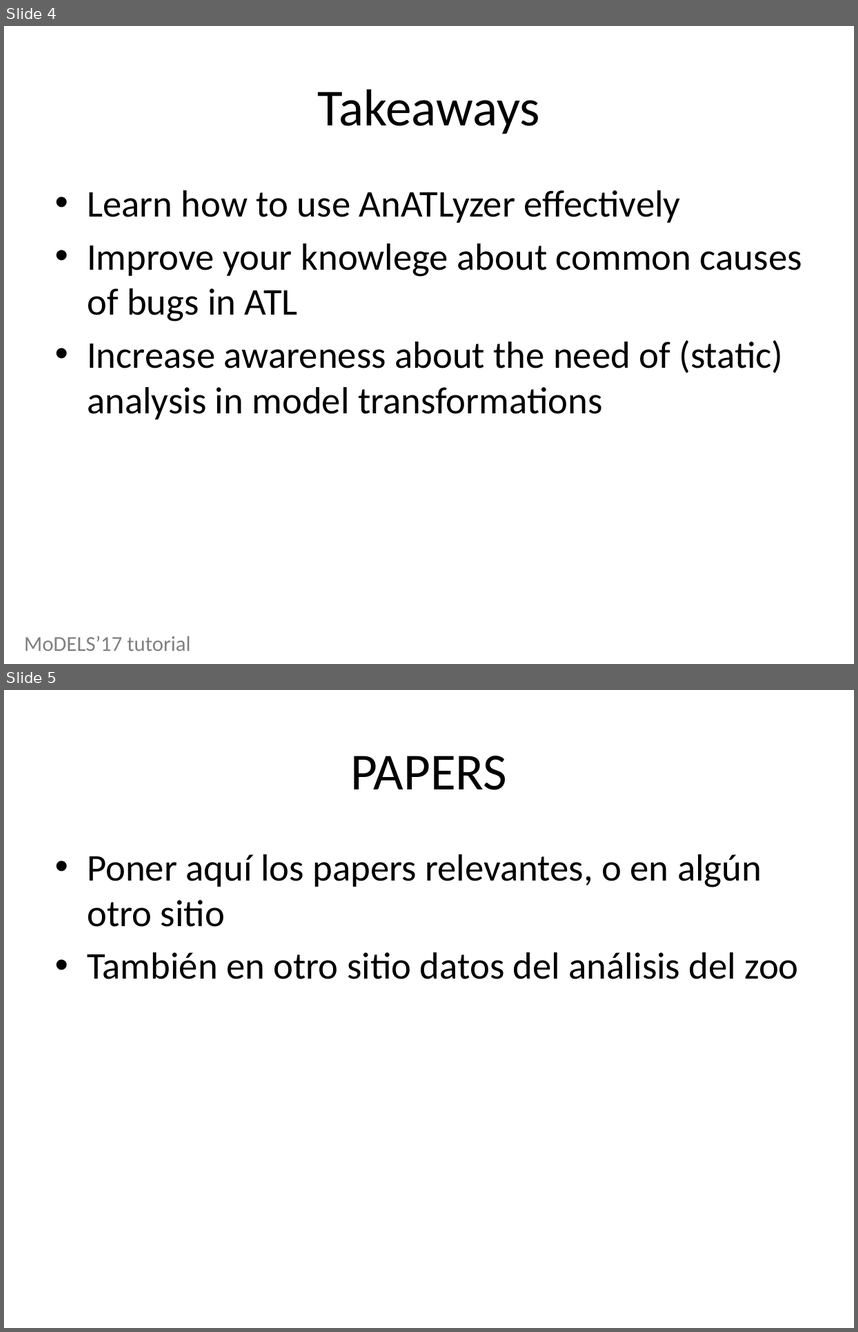
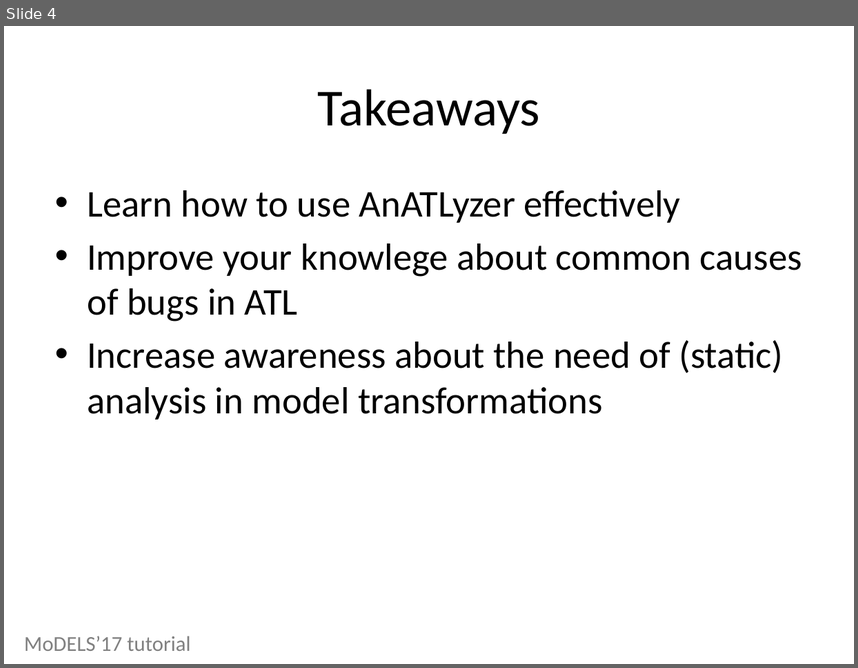
Before and after one commit to jesusc/anatlyzer-models17, a slide deck: slides/00-main.pptx. Shown one above the other, each under a label of ours: slides 4 and 5 before the commit, slide 4 after it. The pictures are 858x1332 and 858x668 pixels, drawn with LibreOffice and Linux fonts; fonts in the diff are those of the drawing. Boxes give left, top, right and bottom in pixels: in the first picture for what was removed or moved away, otherwise in the second. Text is boxed around its words. In the diff, an @@ line names an element or a change of style, - is before the commit and + after.

```diff
--- a/slides/00-main.pptx
+++ b/slides/00-main.pptx
@@ slide 5 removed at [4,690,854,1328], background #FFFFFF @@
@@ title removed at [350,756,507,790] @@
-PAPERS
@@ text removed at [87,854,799,979] @@
-• Poner aquí los papers relevantes, o en algún otro sitio
-• También en otro sitio datos del análisis del zoo
```
Also in this commit, not shown: 1 other file.
